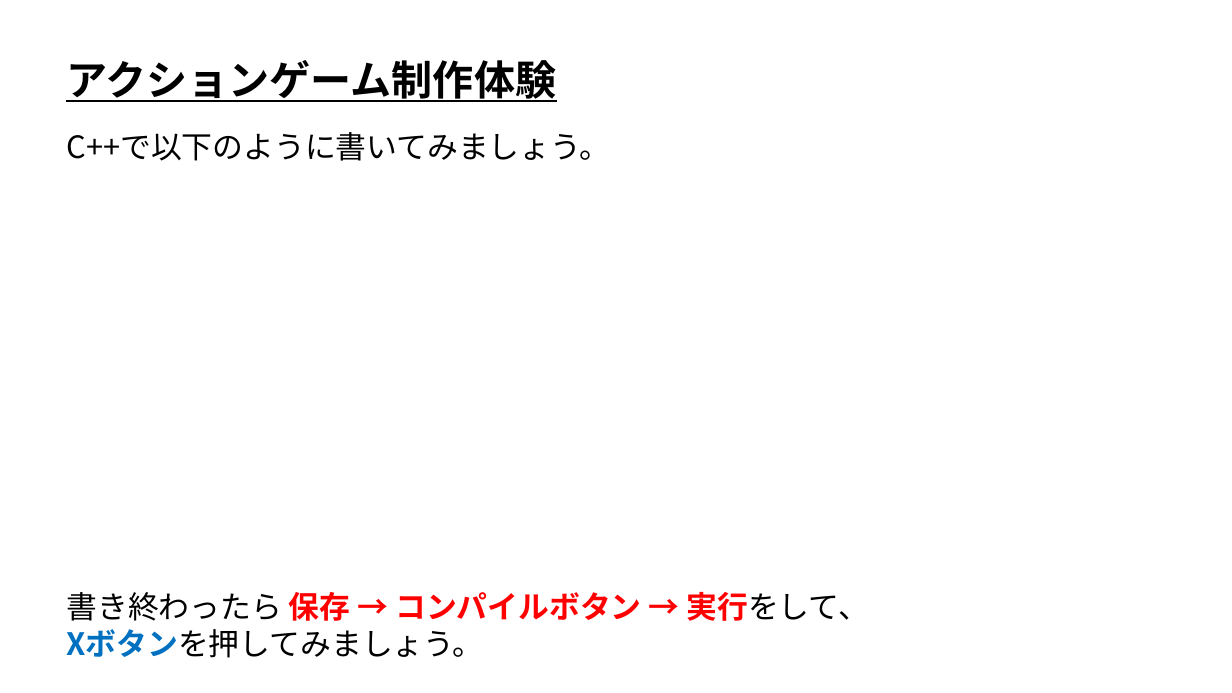
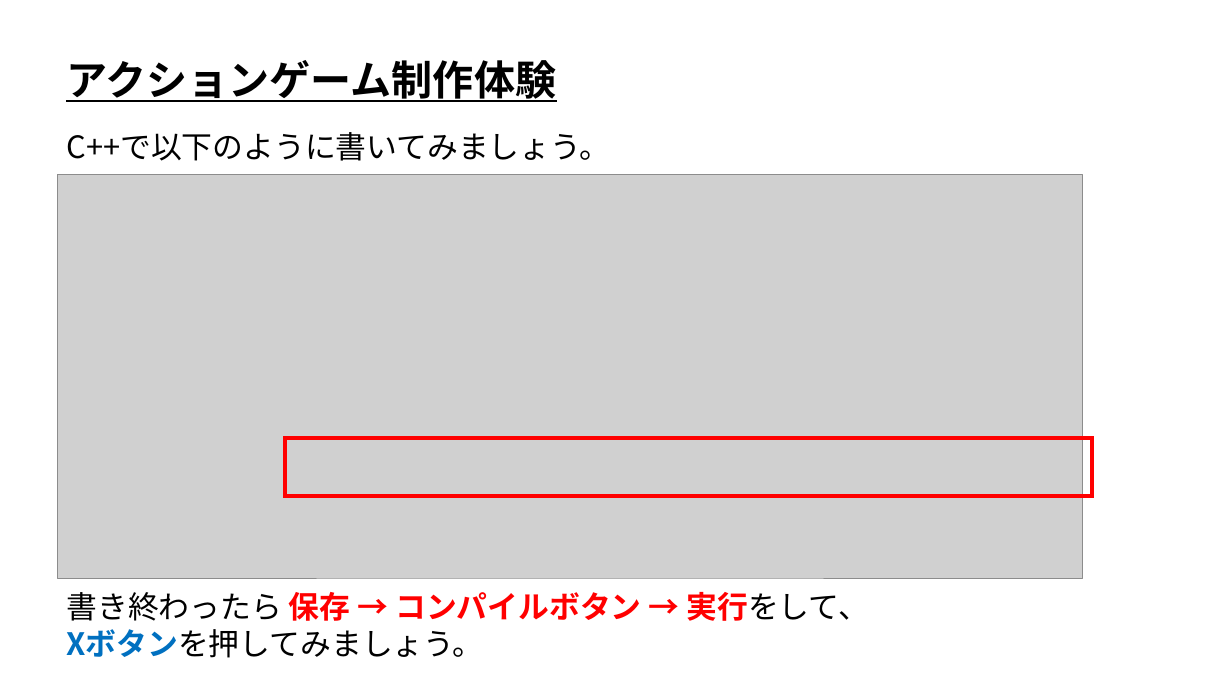
Before and after one commit to ArakiYusuke-Ohara/UnrealEngine, a slide deck: slide 15 of Projects/OpenCanpas01/UE_アクションゲーム制作体験.pptx (slide 14 before the commit). Drawn at 1232x693 pixels with LibreOffice and Linux fonts; fonts in the diff are those of the drawing; grey boxes stand for pictures. Boxes give left, top, right and bottom in pixels: in the first picture for what was removed or moved away, otherwise in the second. Text is boxed around its words. In the diff, an @@ line names an element or a change of style, - is before the commit and + after.

```diff
--- a/Projects/OpenCanpas01/UE_アクションゲーム制作体験.pptx
+++ b/Projects/OpenCanpas01/UE_アクションゲーム制作体験.pptx
@@ picture added at (57, 175, 1083, 579) @@
@@ rectangle added at (285, 438, 1092, 496), outline #FF0000 3 pt @@
```
Also in this commit, not shown: 13 other slides changed, 1 slide added, 9 other files.
